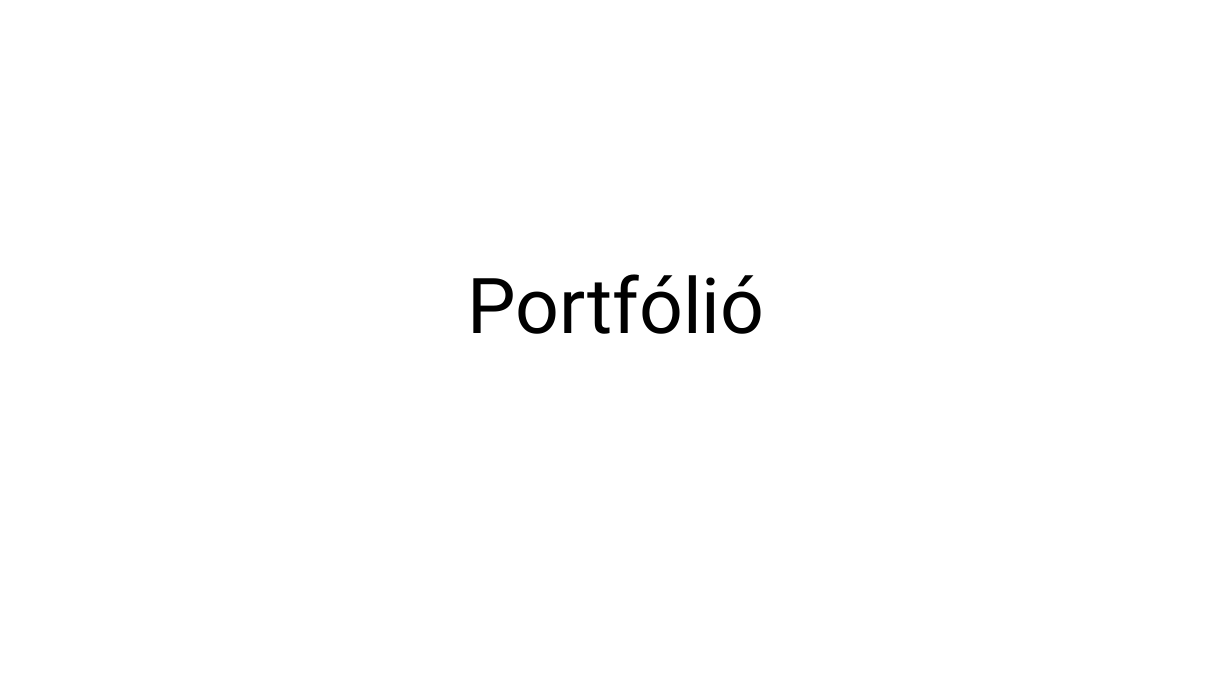
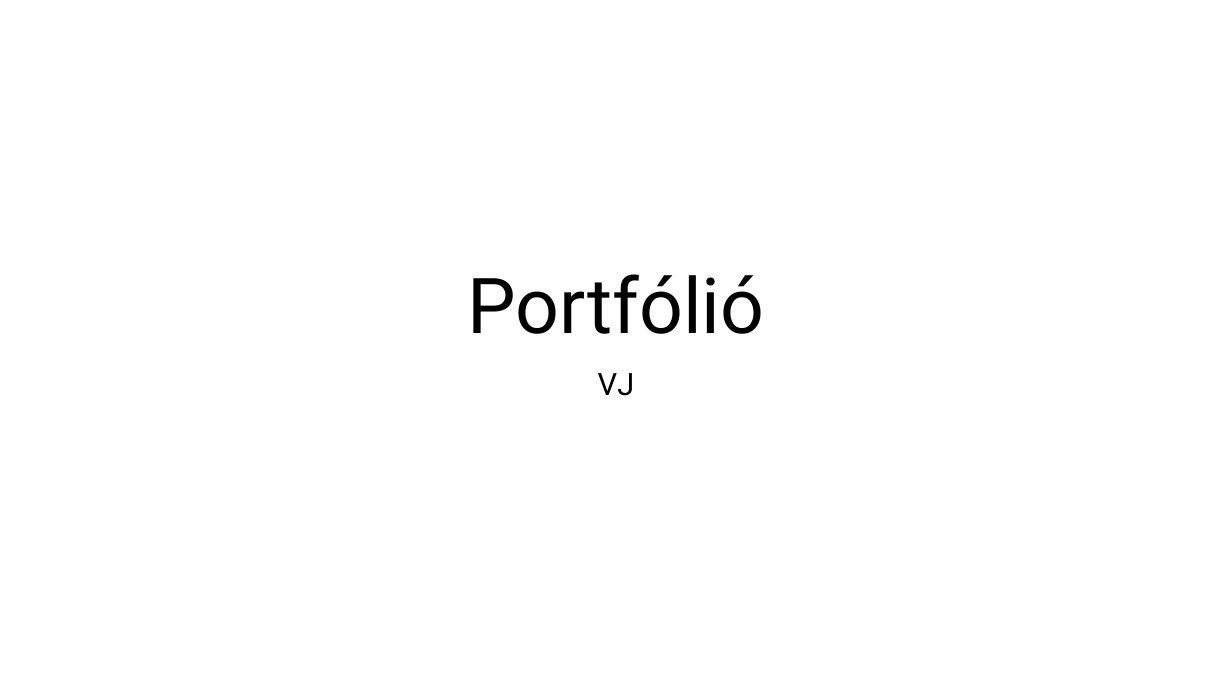
Before and after one commit to jimmycomp/portfolioteszt, a slide deck: slide 1 of Portfólió.pptx. Drawn at 1232x693 pixels with LibreOffice and Linux fonts; fonts in the diff are those of the drawing. Boxes give left, top, right and bottom in pixels: in the first picture for what was removed or moved away, otherwise in the second. Text is boxed around its words. In the diff, an @@ line names an element or a change of style, - is before the commit and + after.

```diff
--- a/Portfólió.pptx
+++ b/Portfólió.pptx
@@ subtitle added at (598, 373, 635, 396), 24 pt, text #000000 @@
+VJ
```
Also in this commit, not shown: 2 other files.
